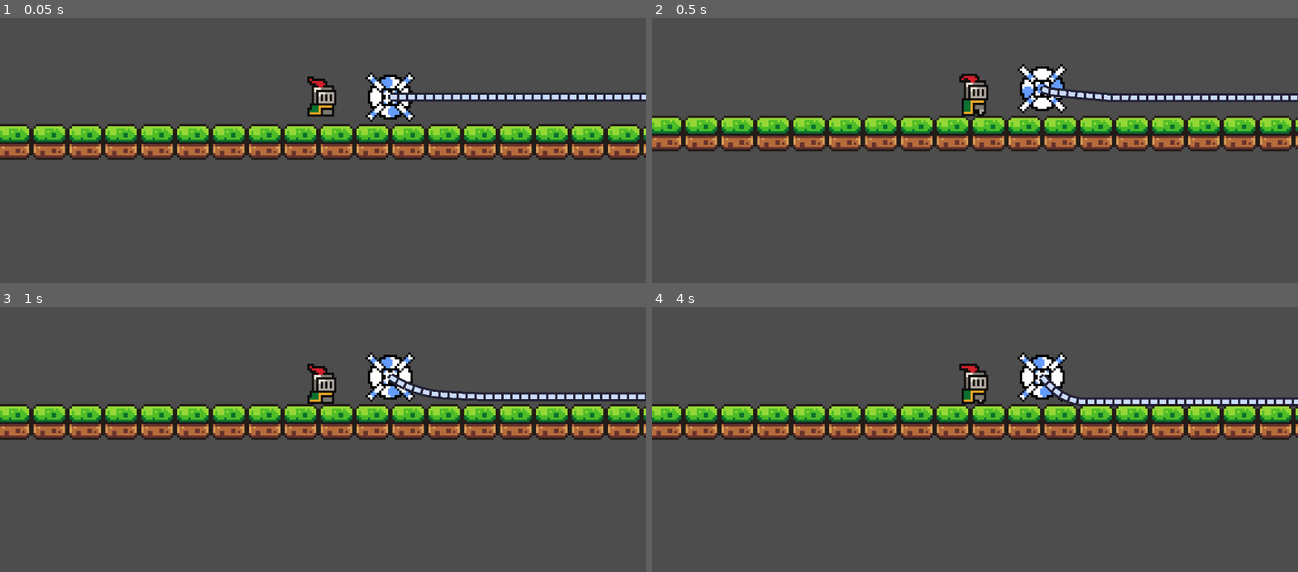
Above: before the commit, frames 1-4 (two rows, left to right).
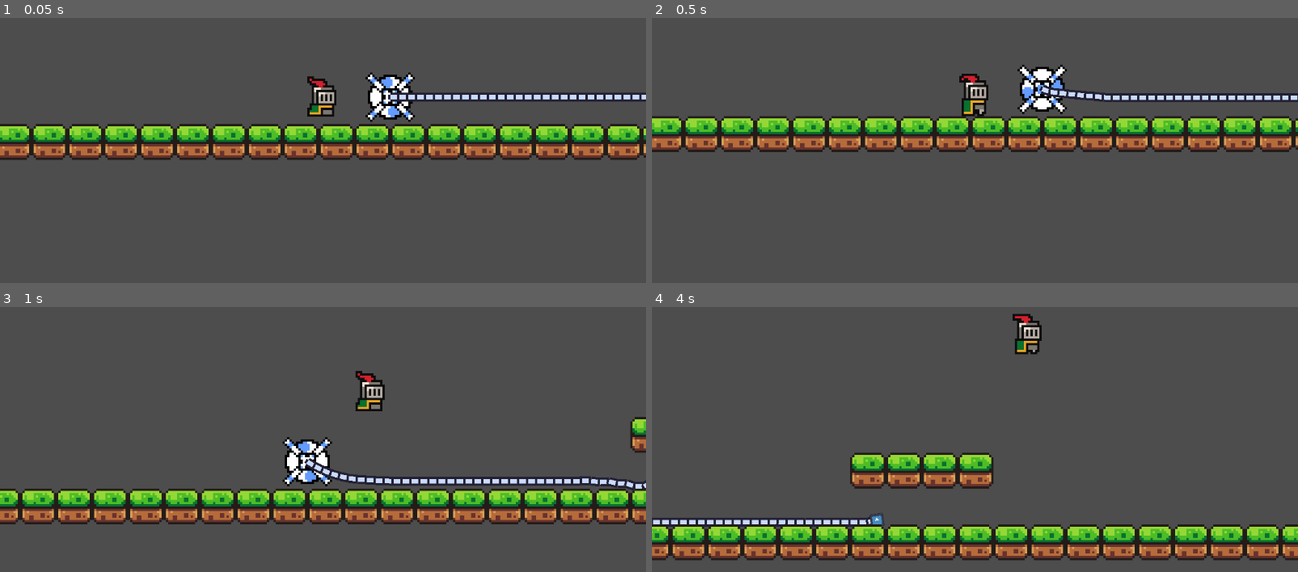
Above: after the commit, the same moments.

Repository: nbrwn/tether
Game: Godot game, scene res://scenes/game.tscn
The game is run twice, just before and just after one commit, with the same random seed, the same clock (stepped at 60 frames per second) and the same inputs. The engine's default icon, where the game draws it, is replaced by a stand-in: a white triangle on a blue panel in a dark square.
Inputs:
- Up to frame 1 (0.05 s): no input
- Up to frame 2 (0.5 s): no input
- Up to frame 3 (1 s): tap Enter (ui_accept) at 0.5, 0.77 s; hold Right (ui_right) from 0.53 s (still down)
- Up to frame 4 (4 s): tap Enter (ui_accept) at 1.52, 3.02, 3.77 s; release Right (ui_right) at 2.03 s; hold Left (ui_left) 2.03-2.78 s; hold Right (ui_right) from 2.78 s (still down)

Frame 1 is identical in both runs. In frame 2, 3.3% of the frame differs, in the area x 0-100%, y 17-51%; in frame 3, 32%; in frame 4, 33%, in the area x 0-100%, y 2-96%.

Commit message:
undid attempt at changing player to RigidBody2D

Diff:
--- a/new-game-project/scenes/player.tscn
+++ b/new-game-project/scenes/player.tscn
@@ -42,7 +42,7 @@
 [sub_resource type="RectangleShape2D" id="RectangleShape2D_u2h7t"]
 size = Vector2(8, 14)
 
-[node name="Player" type="RigidBody2D" groups=["Player"]]
+[node name="Player" type="CharacterBody2D" groups=["Player"]]
 physics_interpolation_mode = 1
 script = ExtResource("1_d4svm")
 
--- a/new-game-project/scripts/PlayerMovement.gd
+++ b/new-game-project/scripts/PlayerMovement.gd
@@ -1,4 +1,4 @@
-extends RigidBody2D
+'''extends RigidBody2D
 
 const SPEED = 130.0
 const JUMP_VELOCITY = -300.0
@@ -13,9 +13,8 @@
 	# Handle jump.
 	if Input.is_action_just_pressed("ui_accept"):
 		apply_impulse(Vector2.ZERO,  direction* JUMP_VELOCITY *Vector2.RIGHT*state.get_step())
-
-
-"""extends CharacterBody2D
+'''
+extends CharacterBody2D
 
 
 const SPEED = 130.0
@@ -44,4 +43,4 @@
 	else:
 		velocity.x = move_toward(velocity.x, 0, SPEED)
 
-	move_and_slide()"""
+	move_and_slide()
